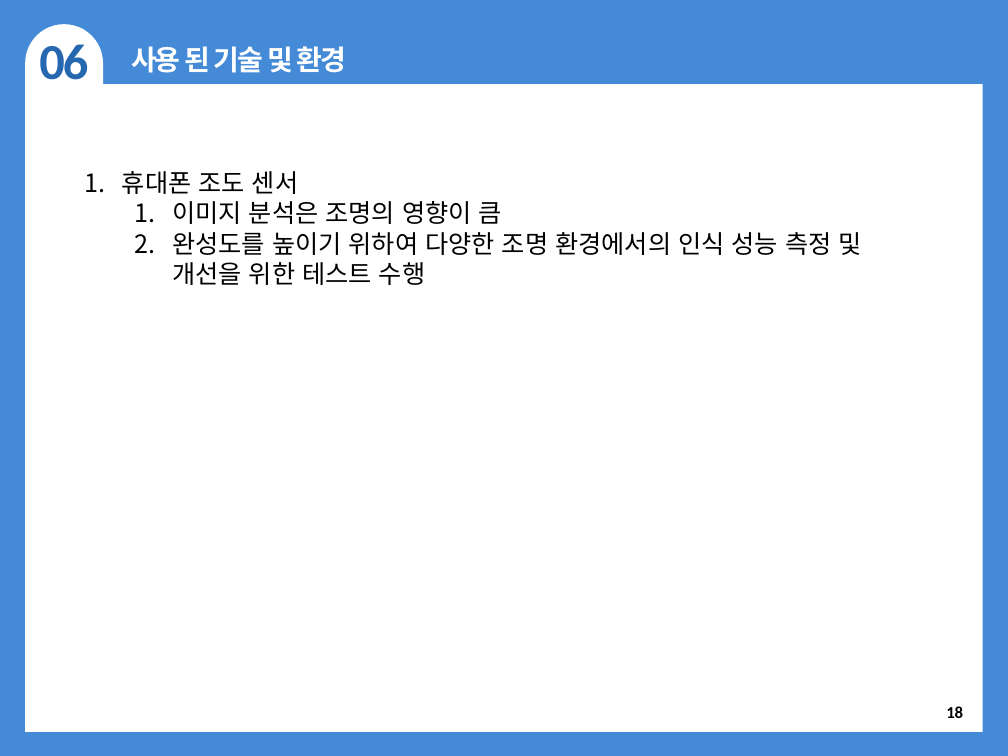
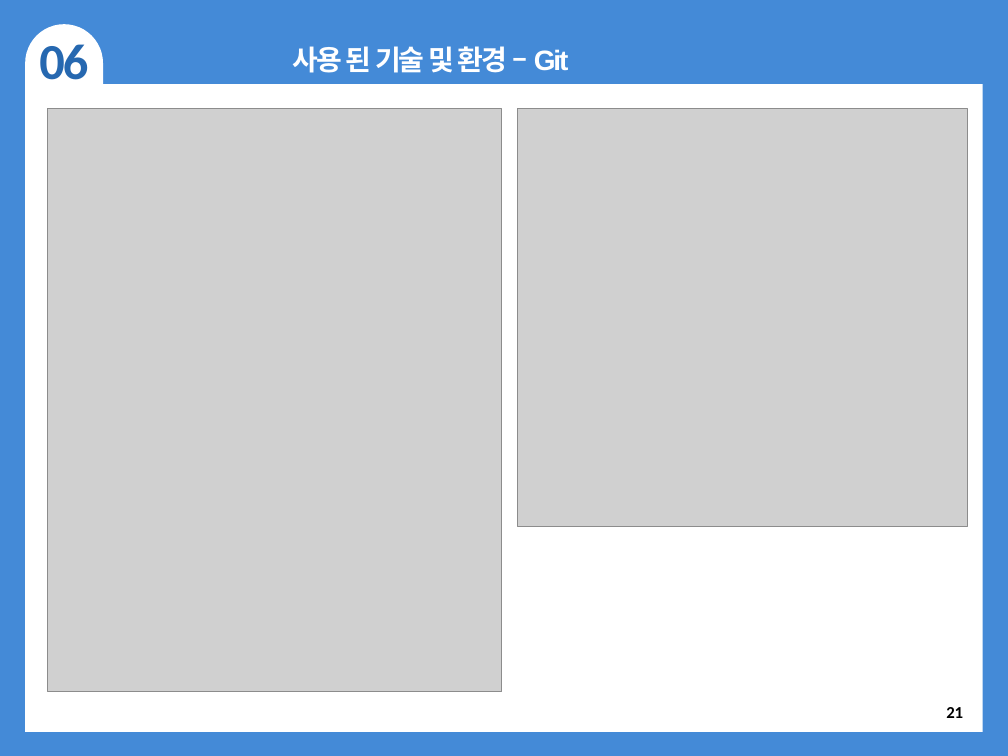
Before and after one commit to ijhan21/RAPA_1st_project, a slide deck: slide 21 of 프로젝트성과보고서_편리한UI.pptx (slide 18 before the commit). Drawn at 1008x756 pixels with LibreOffice and Linux fonts; fonts in the diff are those of the drawing; grey boxes stand for pictures; background and template pictures are left out. Boxes give left, top, right and bottom in pixels: in the first picture for what was removed or moved away, otherwise in the second. Text is boxed around its words. In the diff, an @@ line names an element or a change of style, - is before the commit and + after.

```diff
--- a/프로젝트성과보고서_편리한UI.pptx
+++ b/프로젝트성과보고서_편리한UI.pptx
@@ text at box(292, 46, 569, 73): text changed @@
-사용 된 기술 및 환경
+사용 된 기술 및 환경 – Git
@@ picture added at box(47, 109, 502, 692) @@
@@ picture added at box(517, 109, 968, 526) @@
@@ text removed at box(122, 171, 862, 285) @@
-1. 휴대폰 조도 센서
-  1. 이미지 분석은 조명의 영향이 큼
-  2. 완성도를 높이기 위하여 다양한 조명 환경에서의 인식 성능 측정 및 개선을 위한 테스트 수행
@@ page number at box(946, 707, 963, 718): text changed @@
-18
+21
```
Also in this commit, not shown: 2 other slides changed, 3 slides added, 1 slide removed.
